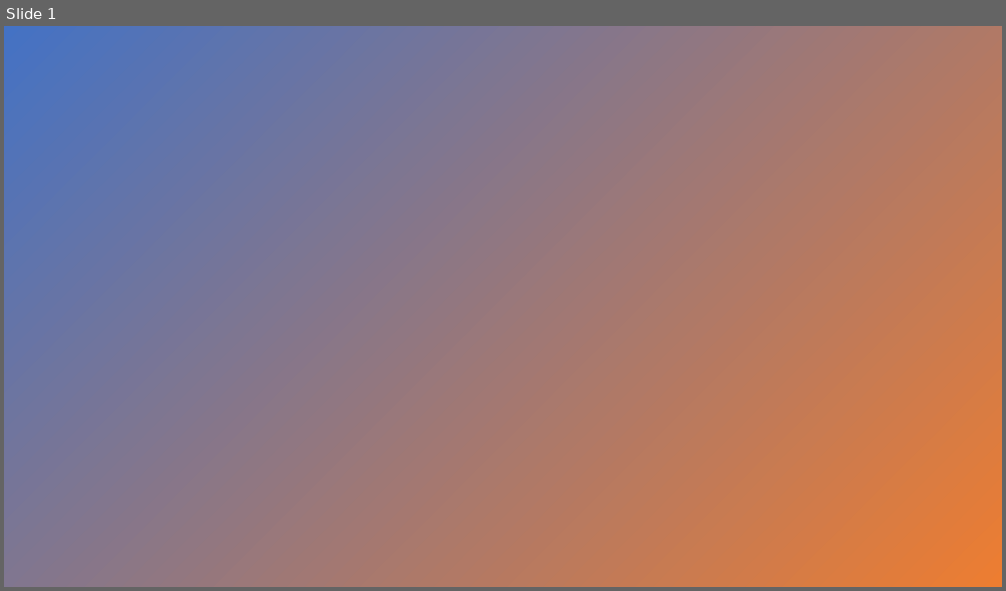
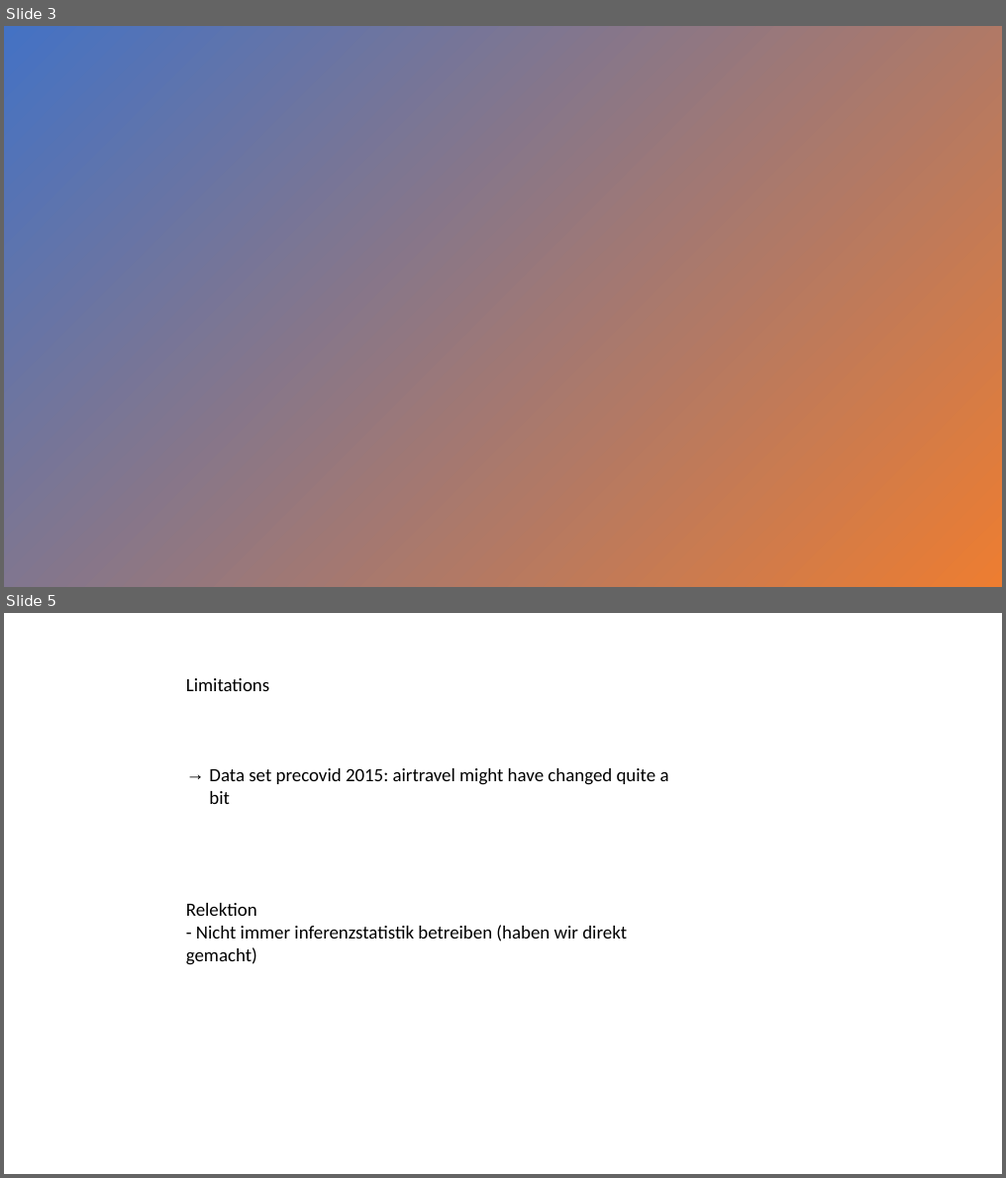
Before and after one commit to VivianePinti/Data-Analytics-Flight-2023, a slide deck: Flying High Presentation_long presentation.pptx. Shown one above the other, each under a label of ours: slide 1 before the commit, slides 3 and 5 after it; the slides between them are not shown. The pictures are 1006x591 and 1006x1178 pixels, drawn with LibreOffice and Linux fonts; fonts in the diff are those of the drawing; background and template pictures are left out. Boxes give left, top, right and bottom in pixels: in the first picture for what was removed or moved away, otherwise in the second. Text is boxed around its words. In the diff, an @@ line names an element or a change of style, - is before the commit and + after.

```diff
--- a/Flying High Presentation_long presentation.pptx
+++ b/Flying High Presentation_long presentation.pptx
@@ slide 5 added at (4,613,1002,1174), background #FFFFFF @@
@@ text added at (186,678,669,965), 18 pt, text #000000 @@
+Limitations
+→ Data set precovid 2015: airtravel might have changed quite a bit
+Relektion
+- Nicht immer inferenzstatistik betreiben (haben wir direkt gemacht)
@@ what was slide 1 is now slide 3 @@
```
Also in this commit, not shown: 3 other slides added, 1 other file.
